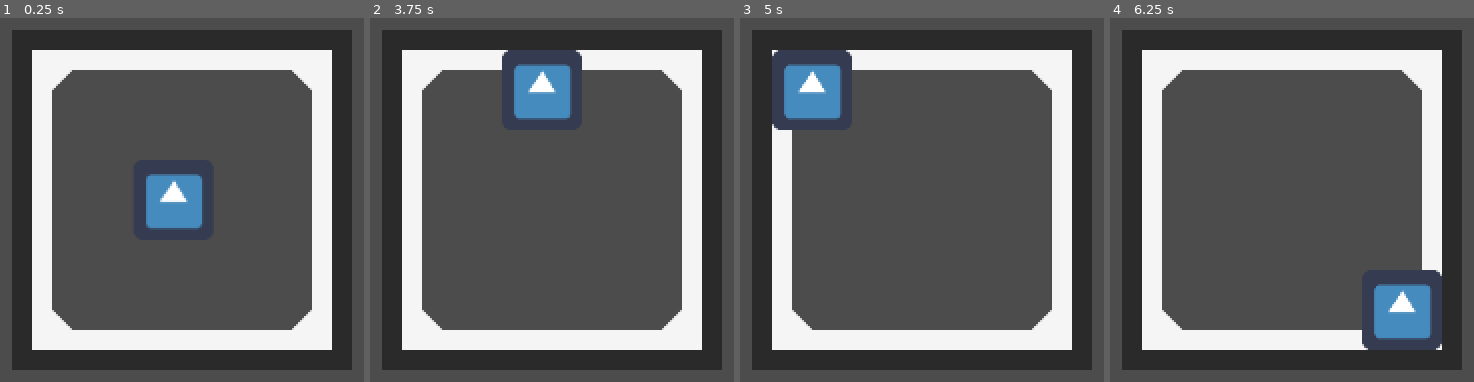
Above: before the commit, frames 1-4 (left to right).
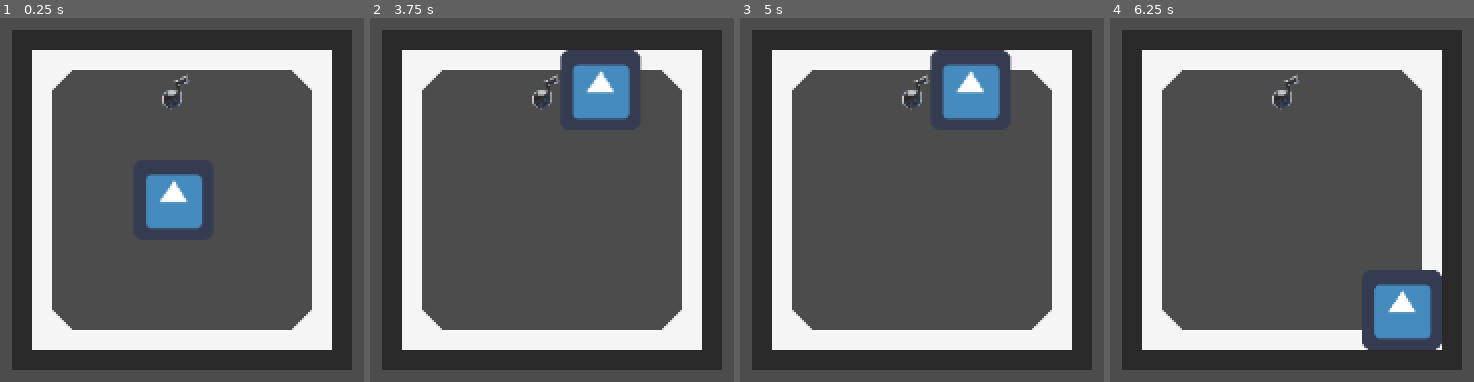
Above: after the commit, the same moments.

Repository: jaclynonacloud/Ceilidh
Game: Godot game, scene res://scenes/rooms/start/Start.tscn
Two runs of this game, one before a commit and one after it. Both use one fixed random seed, a clock stepped at 60 frames per second and the inputs below. The engine's default icon, where the game draws it, is replaced by a stand-in: a white triangle on a blue panel in a dark square.
Inputs:
- Up to frame 1 (0.25 s): no input
- Up to frame 2 (3.75 s): tap Enter at 0.5, 2, 3.5 s; hold Right (ui_right) 0.53-1.28 s; tap Space at 1.25, 2.75 s; hold Down (ui_down) 1.28-2.03 s; hold Right (ui_right) 2.03-2.78 s; hold Up (ui_up) 2.78-3.53 s; hold Left (ui_left) from 3.53 s (still down)
- Up to frame 3 (5 s): keep holding Left (ui_left); tap Space at 4.25 s
- Up to frame 4 (6.25 s): release Left (ui_left) at 5.03 s; hold Down (ui_down) 5.03-5.78 s; hold Right (ui_right) from 5.78 s (still down)

The runs differ from the first frame. In frame 1, 0.3% of the frame differs, in the area x 44-53%, y 15-26%; in frame 2, 6.2%; in frame 3, 7.6%, in the area x 8-75%, y 8-31%; in frame 4, 0.3%.

Commit message:
CE-16 Added basic music effect.  No implementation yet.

Diff:
--- a/project.godot
+++ b/project.godot
@@ -8,9 +8,14 @@
 
 config_version=4
 
-_global_script_classes=[  ]
+_global_script_classes=[ {
+"base": "Node",
+"class": "Effect",
+"language": "GDScript",
+"path": "res://scenes/effects/Effect.gd"
+} ]
 _global_script_class_icons={
-
+"Effect": ""
 }
 
 [application]
--- /dev/null
+++ b/scenes/effects/Effect.gd
@@ -0,0 +1,10 @@
+extends Node
+class_name Effect
+
+export var readable:String = ""
+export var collected:bool = false
+
+
+# Collects the effect and adds to player data.
+func collect():
+	pass
--- /dev/null
+++ b/scenes/effects/Music.tscn
@@ -0,0 +1,30 @@
+[gd_scene load_steps=5 format=2]
+
+[ext_resource path="res://graphics/textures/spritesheets/effects.png" type="Texture" id=1]
+
+[sub_resource type="GDScript" id=1]
+script/source = "extends Effect
+
+
+"
+
+[sub_resource type="SpriteFrames" id=2]
+animations = [ {
+"frames": [ ExtResource( 1 ) ],
+"loop": true,
+"name": "default",
+"speed": 5.0
+} ]
+
+[sub_resource type="RectangleShape2D" id=3]
+extents = Vector2( 13, 13 )
+
+[node name="Music" type="StaticBody2D"]
+script = SubResource( 1 )
+readable = "EFFECT_MUSIC"
+
+[node name="AnimatedSprite" type="AnimatedSprite" parent="."]
+frames = SubResource( 2 )
+
+[node name="CollisionShape2D" type="CollisionShape2D" parent="."]
+shape = SubResource( 3 )
--- a/scenes/rooms/start/Start.tscn
+++ b/scenes/rooms/start/Start.tscn
@@ -1,7 +1,8 @@
-[gd_scene load_steps=3 format=2]
+[gd_scene load_steps=4 format=2]
 
 [ext_resource path="res://scenes/player/Player.tscn" type="PackedScene" id=1]
 [ext_resource path="res://graphics/tilesets/RoomDev.tres" type="TileSet" id=2]
+[ext_resource path="res://scenes/effects/Music.tscn" type="PackedScene" id=3]
 
 [node name="Start" type="Node2D"]
 
@@ -17,3 +18,6 @@
 
 [node name="Player" parent="." instance=ExtResource( 1 )]
 position = Vector2( 625.164, 327.745 )
+
+[node name="Music" parent="." instance=ExtResource( 3 )]
+position = Vector2( 625.77, 240.857 )
Binary file added: graphics/textures/spritesheets/effects.png
Not shown, added: graphics/textures/spritesheets/effects.png.import
